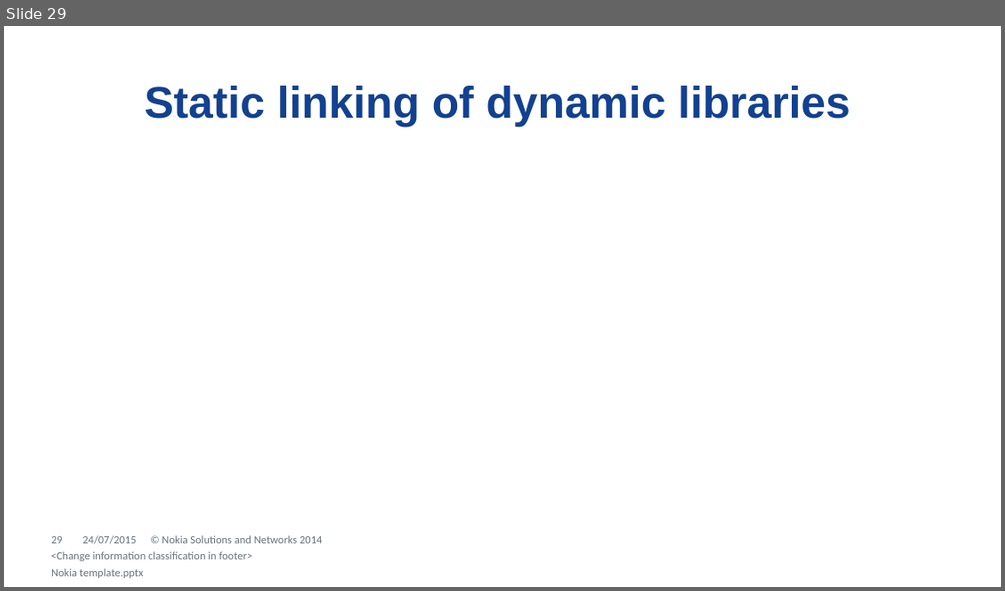
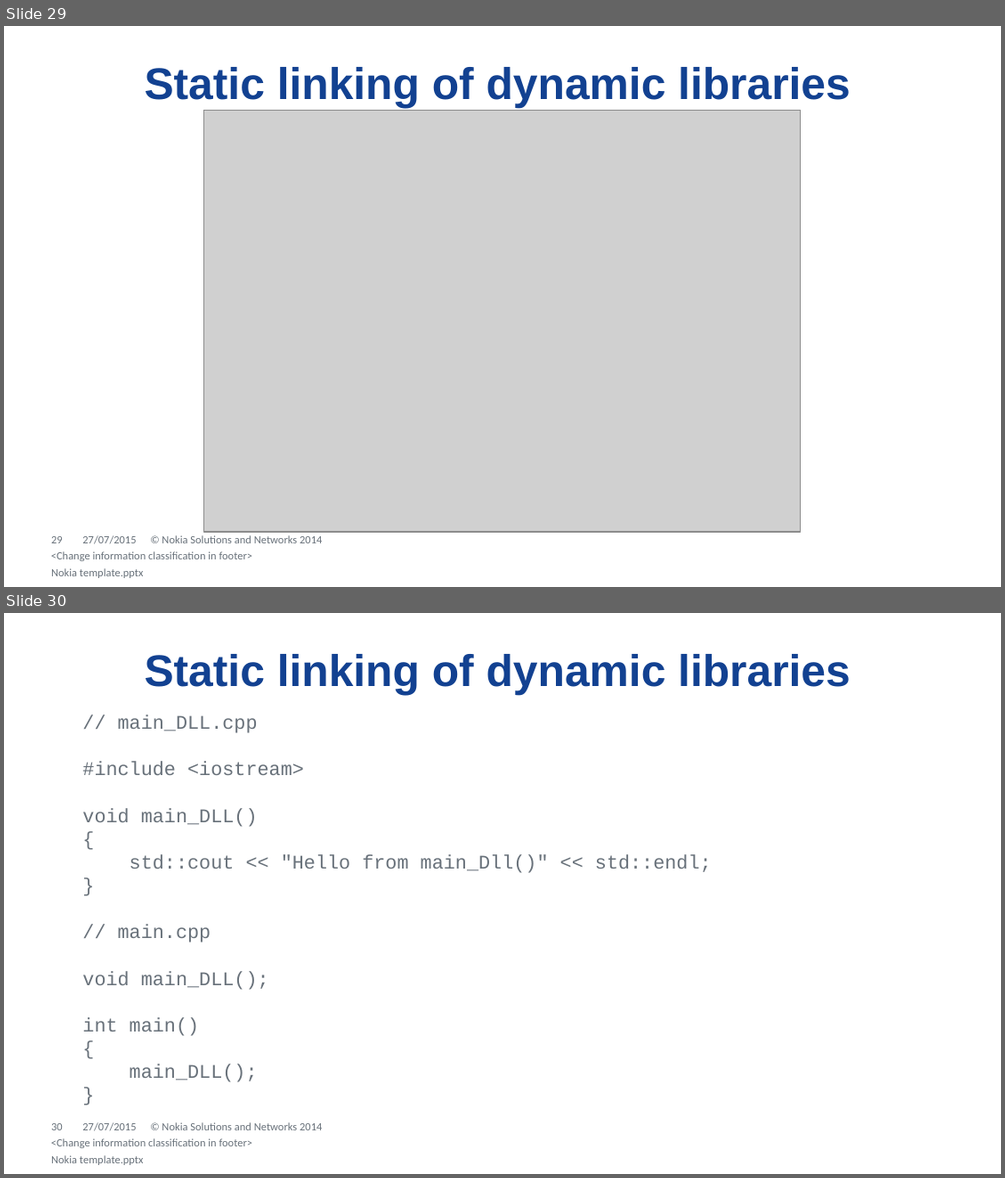
Before and after one commit to dendibakh/Linker, a slide deck: Diving into C++ linker.pptx. Shown one above the other, each under a label of ours: slide 29 before the commit, slides 29 and 30 after it. The pictures are 1005x591 and 1005x1178 pixels, drawn with LibreOffice and Linux fonts; fonts in the diff are those of the drawing; grey boxes stand for pictures; background and template pictures are left out. Boxes give left, top, right and bottom in pixels: in the first picture for what was removed or moved away, otherwise in the second. Text is boxed around its words. In the diff, an @@ line names an element or a change of style, - is before the commit and + after.

Commit message:
Completed static and dynamic linkage of shared libraries.

```diff
--- a/Diving into C++ linker.pptx
+++ b/Diving into C++ linker.pptx
@@ slide 30 added at [4, 613, 1001, 1174], background #FFFFFF; not listed: 13 template elements that a slide beside it also shows @@
@@ title added at [145, 654, 850, 695], 32 pt, text #124191, bold @@
+Static linking of dynamic libraries
@@ text added at [82, 714, 712, 1082], 14 pt, text #68717A @@
+// main_DLL.cpp
+#include <iostream>
+void main_DLL()
+{
+std::cout << "Hello from main_Dll()" << std::endl;
+}
+// main.cpp
+void main_DLL();
+int main()
+{
+main_DLL();
+}
@@ text added at [51, 1138, 253, 1148], 8 pt, text #68717A @@
+<Change information classification in footer>
@@ slide 29 changed as well @@
@@ title "Static linking of dynamic libraries": place and size @@
-title "Static linking of dynamic libraries" at [145, 86, 850, 127]
+title "Static linking of dynamic libraries" at [145, 67, 850, 108]
@@ picture added at [204, 110, 801, 532] @@
@@ text at [82, 535, 136, 544]: text changed @@
-24/07/2015
+27/07/2015
```
Also in this commit, not shown: 49 other slides changed, 4 other slides added.
